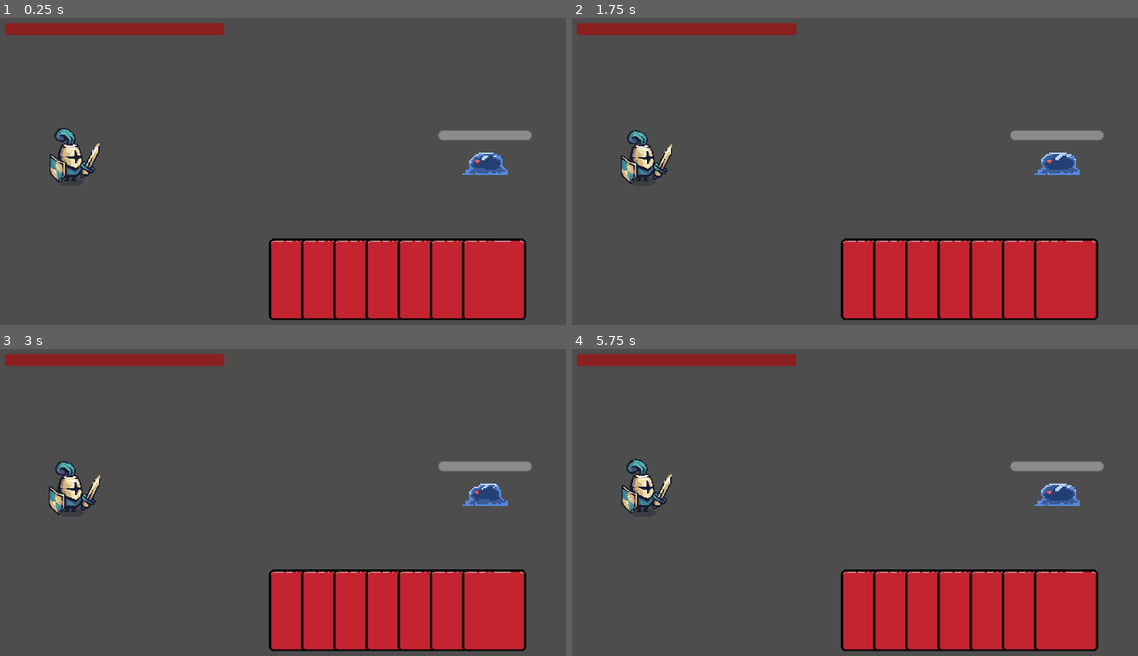
Above: before the commit, frames 1-4 (two rows, left to right).
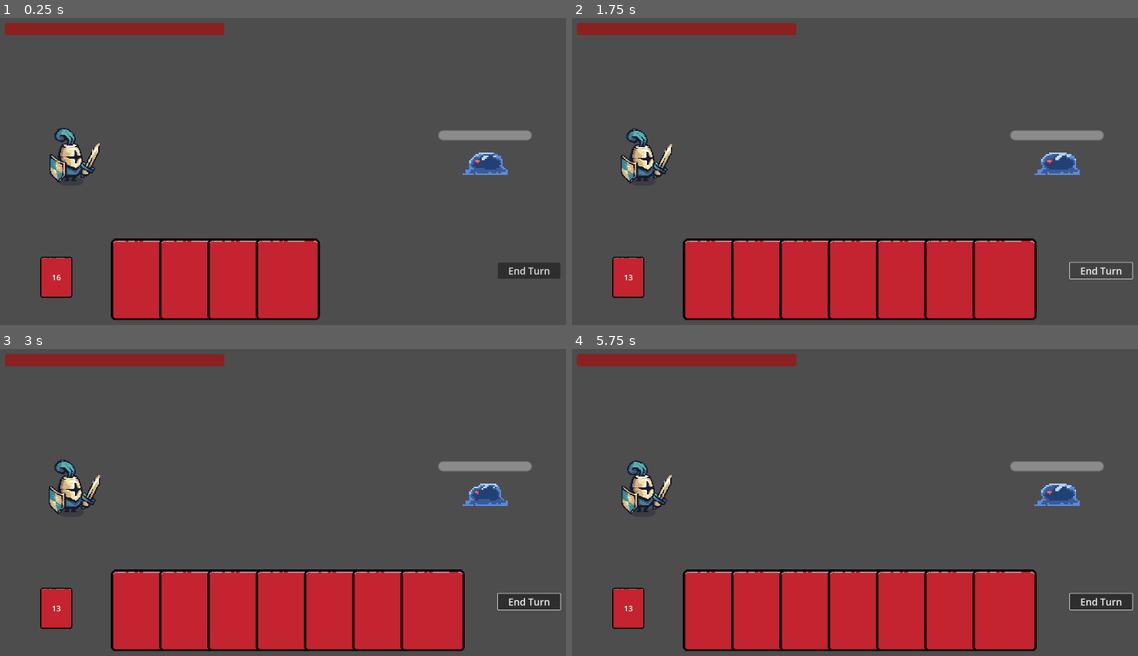
Above: after the commit, the same moments.

Repository: Simen732/RougeLike
Game: Godot game, scene res://Scenes/Main.tscn
Same seed, same stepped clock (60 frames per second), same inputs: the game is played once before the commit and once after it.
Inputs (mouse positions are in pixels of both pictures, inside the frame that each line leads up to):
- Up to frame 1 (0.25 s): no input
- Up to frame 2 (1.75 s): click (1098, 269) at 0.5 s, where only the run after the commit has a clickable "End Turn"; click (1098, 269) at 1.25 s, where only the run after the commit has a clickable "End Turn"
- Up to frame 3 (3 s): click (526, 600) at 2 s, where only the run after the commit has a clickable "End Turn"; move the mouse to (430, 471) at 2.77 s; click (430, 471) at 2.92 s
- Up to frame 4 (5.75 s): drag from (741, 508) to (838, 560) at 3.52 s; move the mouse to (928, 413) at 4.27 s; click (928, 413) at 4.42 s; drag from (838, 560) to (679, 438) at 5.02 s

The runs differ from the first frame. In frame 1, 19% of the frame differs, in the area x 7-99%, y 71-99%; in frame 2, 13%; in frame 3, 13%; in frame 4, 13%.

Commit message:
Added sound effects, fixed some bugs and made the player able to acctually able to use cards.

Diff:
--- a/Scenes/Main.tscn
+++ b/Scenes/Main.tscn
@@ -1,8 +1,9 @@
-[gd_scene load_steps=5 format=3 uid="uid://cs3u56q8a35hu"]
+[gd_scene load_steps=6 format=3 uid="uid://cs3u56q8a35hu"]
 
 [ext_resource type="PackedScene" uid="uid://ddbrbidvr5k5l" path="res://Scenes/Player.tscn" id="1_e5luo"]
 [ext_resource type="Script" path="res://Scripts/Main.gd" id="1_rnrt4"]
 [ext_resource type="PackedScene" uid="uid://b657xt8fhg4ou" path="res://Scenes/Slime.tscn" id="3_0wjrk"]
+[ext_resource type="Texture2D" uid="uid://c7kqbo1mekn4m" path="res://assets/pixelCardAssest.png" id="5_jtuci"]
 [ext_resource type="PackedScene" uid="uid://bvhieogc3kfgg" path="res://Scenes/CardManager.tscn" id="5_xebea"]
 
 [node name="Node2D" type="Node2D"]
@@ -21,4 +22,28 @@
 position = Vector2(725, 377)
 
 [node name="Hand" type="Node2D" parent="."]
-position = Vector2(979, 914)
+position = Vector2(488, 914)
+
+[node name="DeckVisual" type="Node2D" parent="."]
+position = Vector2(220, 907)
+
+[node name="Sprite2D" type="Sprite2D" parent="DeckVisual"]
+texture = ExtResource("5_jtuci")
+region_enabled = true
+region_rect = Rect2(128, 0, 109, 134.5)
+
+[node name="DeckCountLabel" type="Label" parent="DeckVisual"]
+offset_left = -13.0
+offset_top = -16.0
+offset_right = 27.0
+offset_bottom = 18.0
+theme_override_font_sizes/font_size = 24
+text = "20"
+
+[node name="EndTurnButton" type="Button" parent="."]
+offset_left = 1593.0
+offset_top = 862.0
+offset_right = 1787.0
+offset_bottom = 906.0
+theme_override_font_sizes/font_size = 30
+text = "End Turn"
--- a/Scenes/Player.tscn
+++ b/Scenes/Player.tscn
@@ -86,7 +86,7 @@
 "duration": 1.0,
 "texture": SubResource("AtlasTexture_7pi70")
 }],
-"loop": true,
+"loop": false,
 "name": &"Attack",
 "speed": 5.0
 }, {
@@ -123,9 +123,10 @@
 position = Vector2(16, -24)
 scale = Vector2(2, 2)
 sprite_frames = SubResource("SpriteFrames_0qq5y")
-animation = &"Idle"
+animation = &"Attack"
 autoplay = "Idle"
-frame_progress = 0.272928
+frame = 7
+frame_progress = 1.0
 
 [node name="ProgressBar" type="ProgressBar" parent="."]
 modulate = Color(1, 0, 0, 1)
--- a/Scripts/CardBase.gd
+++ b/Scripts/CardBase.gd
@@ -2,52 +2,125 @@
 extends Sprite2D  # Set to Sprite2D for compatibility with your setup
 
 @export var activation_threshold := 300  # How far to drag to activate
+@export var card_type_name := "BaseCard"  # Override this in child classes
 var is_dragging := false
 var initial_position := Vector2.ZERO
+var is_playable := true  # Can this card be played
+var mouse_over := false  # Track if mouse is over the card
+var position_initialized := false  # Flag to check if position is properly initialized
+var drag_start_mouse_pos := Vector2.ZERO  # Mouse position when drag started
+var drag_start_card_pos := Vector2.ZERO  # Card position when drag started
 
 signal card_activated(damage_amount: int)
 
+func _ready():
+	# Set initial position, but this might be before arrangement in the hand
+	initial_position = position
+	print("Card initialized at position: ", initial_position)
+	# We'll update this position again after arrangement
 
-func _ready():
+# Function to update the initial position after card arrangement
+func update_initial_position():
 	initial_position = position
+	position_initialized = true
+	print("Card initial position updated to: ", initial_position)
 
 func _input(event):
+	# Only process input if the card is playable
+	if not is_playable:
+		return
+
 	# Check if the left mouse button is pressed on the card
 	if event is InputEventMouseButton and event.button_index == MOUSE_BUTTON_LEFT:
 		if event.pressed:
-			# Check if the mouse is over the sprite
-			if get_global_mouse_position().distance_to(global_position) < get_card_size().x / 8:
-				# Start dragging when clicking on the card
+			# Check if the mouse is over the sprite with a more generous hit area
+			var distance = get_global_mouse_position().distance_to(global_position)
+			var card_width = get_card_size().x
+			print("Mouse distance to card: ", distance, " card width: ", card_width)
+
+			if distance < card_width / 2:  # More generous hit detection
+				print("Card clicked: Starting drag")
 				is_dragging = true
-
+				# Store the starting positions when drag begins
+				drag_start_mouse_pos = get_global_mouse_position()
+				drag_start_card_pos = position
+				# Visual feedback
+				modulate = Color(1.2, 1.2, 1.2)  # Slight highlight
 		else:
 			# Stop dragging when releasing the mouse button
-			is_dragging = false
-			if position.y > initial_position.y - activation_threshold:
-				position = initial_position
+			if is_dragging:
+				is_dragging = false
+				if position.y <= initial_position.y - activation_threshold:
+					# Card has been dragged high enough to activate
+					print("Card released above threshold: Activating")
+					activate_card()
+				else:
+					# Card wasn't dragged far enough, return to initial position
+					print("Card released below threshold: Returning to position")
+					position = initial_position
+					modulate = Color(1, 1, 1)  # Reset color
 
 func _process(delta):
+	# Ensure initial position is properly set - fallback in case update_initial_position wasn't called
+	if !position_initialized and position != Vector2.ZERO:
+		update_initial_position()
+
 	if is_dragging:
-		# Follow the mouse position, restricting horizontal movement
-		var mouse_position = get_global_mouse_position()
-		position.y = min(mouse_position.y, initial_position.y)
+		# Calculate how much the mouse has moved since drag started
+		var mouse_delta = get_global_mouse_position() - drag_start_mouse_pos
+
+		# Apply only the Y movement to the card's position, keep X fixed
 		position.x = initial_position.x
+		position.y = drag_start_card_pos.y + mouse_delta.y
 
-		# Check if the card has been dragged high enough to activate
+		print("Dragging card: Mouse delta Y: ", mouse_delta.y, " Card Y: ", position.y, " Initial Y: ", initial_position.y)
+
+		# Visual feedback - make card glow when it's above the activation threshold
 		if position.y <= initial_position.y - activation_threshold:
-			activate_card()
+			modulate = Color(1.2, 1.2, 0.8)  # Slight glow
+		else:
+			modulate = Color(1.1, 1.1, 1.1)  # Normal drag highlight
 
 ## Virtual function to allow child classes to implement specific activation logic
 func activate_card():
 	print("Card activated!")  # Default behavior; can be overridden in derived classes
 
+	# Trigger player animation based on card type
+	Global.trigger_player_animation(card_type_name, get_animation_data())
+
+	# If there's a current target, apply the card effect to it
+	if Global.current_target != null:
+		apply_effect_to_target(Global.current_target)
+	reset_position()
+
+	# Make the card unplayable after use (remove from hand later)
+	is_playable = false
+	modulate = Color(0.5, 0.5, 0.5)  # Dim the card to indicate it's been used
+
+# Virtual function for providing animation data to the player
+func get_animation_data() -> Dictionary:
+	return {}  # Override in child classes if needed
+
+# Virtual function for card effects
+func apply_effect_to_target(target):
+	pass  # Override in child classes
 
 func reset_position():
 	position = initial_position
 	is_dragging = false
+	modulate = Color(1, 1, 1)  # Reset color
 
 # Helper function to get the size of the card for Sprite2D
 func get_card_size() -> Vector2:
 	if texture:
-		return texture.get_size()
-	return Vector2.ZERO
+		if region_enabled:
+			# If using a region, return the region size
+			return region_rect.size * scale
+		else:
+			# Otherwise return the texture size
+			return texture.get_size() * scale
+	return Vector2(100, 150) * scale  # Default size if no texture
+
+# Check if this card is still playable
+func is_card_playable() -> bool:
+	return is_playable
--- a/Scripts/CardManager.gd
+++ b/Scripts/CardManager.gd
@@ -2,44 +2,162 @@
 
 var deck = []
 var hand = []
+var discard = []
 var damageCard = preload("res://Scenes/DamagCard.tscn")
 var hand_node
+var deck_visual_node
+var deck_count_label
+var MAX_HAND_SIZE = 7  # Maximum cards in hand
 
-	# Initialiserer decket og gir spileren to kort
+# Initialiserer decket og gir spileren to kort
 func _ready():
 	hand_node = get_node("../Hand")
-	print(hand_node)
+	deck_visual_node = get_node("../DeckVisual")
+	deck_count_label = get_node("../DeckVisual/DeckCountLabel")
+	print("Card Manager: Hand node found at ", hand_node)
 	initialize_deck()
-	for i in range(7):
+	update_deck_visual()
+	draw_starting_hand()
+
+# Draw initial hand of 4 cards
+func draw_starting_hand():
+	for i in range(4):
 		draw_card()
 
-	# Legger til to DamageCards i decket
+# Legger til mange DamageCards i decket (20 copies)
 func initialize_deck():
-	add_card_to_deck(Global.card_types["DamageCard"].new())
-	add_card_to_deck(Global.card_types["DamageCard"].new())
+	for i in range(20):
+		add_card_to_deck(Global.card_types["DamageCard"].new())
 	shuffle_deck()
+	print("Card Manager: Deck initialized with ", deck.size(), " cards")
 
-	# Blander decket
+# Blander decket
 func shuffle_deck():
 	deck.shuffle()
 
-	# Legger et kort til decket
+# Legger et kort til decket
 func add_card_to_deck(card):
 	deck.append(card)
 
-	# Trekker et kort fra decket
+# Update the visual representation of the deck
+func update_deck_visual():
+	if deck_count_label:
+		deck_count_label.text = str(deck.size())
+
+	# Show/hide deck visual based on whether deck has cards
+	if deck_visual_node:
+		deck_visual_node.visible = deck.size() > 0
+
+# Trekker et kort fra decket
 func draw_card():
+	# Check if hand is already at maximum size
+	if hand_node.get_child_count() >= MAX_HAND_SIZE:
+		print("Card Manager: Hand is full (", MAX_HAND_SIZE, " cards), cannot draw more")
+		return false
+
+	if deck.size() == 0:
+		# If deck is empty, shuffle the discard pile into the deck
+		if discard.size() > 0:
+			deck = discard.duplicate()
+			discard.clear()
+			shuffle_deck()
+			print("Card Manager: Shuffled discard pile into deck")
+		else:
+			print("Card Manager: No cards left to draw!")
+			return false
 
 	var card = deck.pop_front()
 	hand.append(card)
 
 	var card_instance = damageCard.instantiate()
 	hand_node.add_child(card_instance)
+	print("Card Manager: Added card to hand at position ", card_instance.position)
+
+	# Make sure region_enabled is true for proper sizing
+	if card_instance is Sprite2D:
+		card_instance.region_enabled = true
+
+	# Connect card signals
+	if card_instance.has_signal("card_activated"):
+		card_instance.connect("card_activated", _on_card_activated)
 
 	arrange_hand()
+	update_deck_visual()
+	return true
 
-	# Plasserer kortene horisontalt i hånden kreft
+# Draw multiple cards (for end turn) - respects hand size limit
+func draw_cards(count: int):
+	var cards_drawn = 0
+	for i in range(count):
+		if draw_card():
+			cards_drawn += 1
+		else:
+			break  # Stop drawing if we can't draw more cards
+
+	print("Card Manager: Drew ", cards_drawn, " out of ", count, " requested cards")
+	return cards_drawn
+
+# Remove used (grayed out) cards from hand
+func remove_used_cards():
+	var cards_to_remove = []
+
+	# Find all used cards (children of hand_node that are not playable)
+	for i in range(hand_node.get_child_count()):
+		var card_instance = hand_node.get_child(i)
+		if card_instance.has_method("is_card_playable") and not card_instance.is_card_playable():
+			cards_to_remove.append(card_instance)
+
+	# Remove used cards
+	for card in cards_to_remove:
+		# Add the corresponding data card to discard pile
+		if hand.size() > 0:
+			var card_data = hand.pop_front()  # Remove from hand data
+			discard.append(card_data)
+
+		# Remove the visual card
+		card.queue_free()
+
+	# Clean up hand data array to match visual cards
+	hand.clear()
+	for i in range(hand_node.get_child_count()):
+		if hand_node.get_child(i) and not hand_node.get_child(i).is_queued_for_deletion():
+			hand.append(Global.card_types["DamageCard"].new())
+
+	arrange_hand()
+	print("Card Manager: Removed ", cards_to_remove.size(), " used cards")
+
+# End turn functionality
+func end_turn():
+	print("Card Manager: Ending turn")
+	remove_used_cards()
+	# Wait a frame for cards to be removed
+	await get_tree().process_frame
+
+	# Calculate how many cards to draw (up to 4, but respect hand size limit)
+	var current_hand_size = hand_node.get_child_count()
+	var cards_to_draw = min(4, MAX_HAND_SIZE - current_hand_size)
+
+	if cards_to_draw > 0:
+		var drawn = draw_cards(cards_to_draw)
+		print("Card Manager: Turn ended, drew ", drawn, " new cards (hand size: ", current_hand_size + drawn, "/", MAX_HAND_SIZE, ")")
+	else:
+		print("Card Manager: Turn ended, hand is full - no cards drawn")
+
+# Plasserer kortene horisontalt i hånden kreft
 func arrange_hand():
-	for i in range(hand.size()):
+	for i in range(hand_node.get_child_count()):
 		var card_instance = hand_node.get_child(i)
-		card_instance.position = Vector2(i * 100, 0)
+		if card_instance and not card_instance.is_queued_for_deletion():
+			var spacing = 150  # Increased spacing between cards
+			card_instance.position = Vector2(i * spacing, 0)
+			print("Card Manager: Arranged card ", i, " at position ", card_instance.position)
+
+			# Update the initial position of the card AFTER arranging it
+			if card_instance.has_method("update_initial_position"):
+				card_instance.update_initial_position()
+
+# Handle card activation
+func _on_card_activated(damage_amount):
+	# This will be called when any card is activated
+	print("Card Manager: Card activated with damage: ", damage_amount)
+	# You can add game logic here like checking if enemy is defeated
--- a/Scripts/DamagCard.gd
+++ b/Scripts/DamagCard.gd
@@ -3,10 +3,30 @@
 
 @export var damage_amount := 10  # Damage specific to this card ty
 
-
+func _ready():
+	# Set the card type for animation purposes
+	card_type_name = "DamageCard"
+	# Call parent ready function
+	super._ready()
+	print("Damage card initialized with damage amount: ", damage_amount)
 
 func activate_card():
-	# Emit the signal with the damage amount
-	emit_signal("card_activated", damage_amount)
-	print("Damage Card activated! Dealing ", damage_amount, " damage.")
-	reset_position()
+	# Call the parent method which handles targeting and animations
+	print("Damage card activated!")
+	super.activate_card()
+
+func apply_effect_to_target(target):
+	# Apply damage to the target
+	if target and target.has_method("take_damage"):
+		target.take_damage(damage_amount)
+		# Emit the signal for any listeners
+		emit_signal("card_activated", damage_amount)
+		print("Damage Card activated! Dealing ", damage_amount, " damage to ", target.name)
+
+# Provide animation data specific to damage cards
+func get_animation_data() -> Dictionary:
+	return {
+		"damage": damage_amount,
+		"effect_type": "damage",
+		"sound_volume": 1.0  # Can be adjusted per card if needed
+	}
--- a/Scripts/Global.gd
+++ b/Scripts/Global.gd
@@ -1,8 +1,100 @@
 extends Node
 
 var PlayerMaxHealth = 100
+var MAX_HAND_SIZE = 7  # Maximum cards in hand
 
 var card_types = {
 	"DamageCard": preload("res://Scripts/DamagCard.gd"),
 	# Add more card types here as you create them
 }
+
+# Track enemies in combat
+var enemies_in_combat = []
+var current_target = null
+
+# Player reference for animations
+var player_character = null
+
+# Audio player for sound effects
+var audio_player: AudioStreamPlayer
+var master_volume: float = 1.0  # Add volume control
+
+func _ready():
+	# Create an audio player for sound effects
+	audio_player = AudioStreamPlayer.new()
+	add_child(audio_player)
+	audio_player.volume_db = linear_to_db(master_volume)
+	print("Global: Audio system initialized")
+
+# Register an enemy when it enters combat
+func register_enemy(enemy):
+	enemies_in_combat.append(enemy)
+	# Set as current target if it's the first enemy
+	if current_target == null:
+		current_target = enemy
+
+# Remove enemy from combat
+func unregister_enemy(enemy):
+	enemies_in_combat.erase(enemy)
+	# If current target was this enemy, select a new target
+	if current_target == enemy:
+		current_target = enemies_in_combat[0] if enemies_in_combat.size() > 0 else null
+
+# Register player for animations
+func register_player(player):
+	player_character = player
+	print("Global: Player registered for animations")
+
+# Get the sound file path for a specific card type - automatically detect files
+func get_sound_path_for_card_type(card_type: String) -> String:
+	if card_type == "DamageCard":
+		# Look for any audio file in the sound effects folder
+		var dir = DirAccess.open("res://Sound effects/")
+		if dir:
+			dir.list_dir_begin()
+			var file_name = dir.get_next()
+			while file_name != "":
+				var lower_name = file_name.to_lower()
+				if (lower_name.ends_with(".ogg") or lower_name.ends_with(".wav") or
+					lower_name.ends_with(".mp3") or lower_name.ends_with(".m4a")):
+					var full_path = "res://Sound effects/" + file_name
+					print("Global: Found sound file: ", full_path)
+					return full_path
+				file_name = dir.get_next()
+			dir.list_dir_end()
+		else:
+			print("Global: Could not access Sound effects directory")
+
+	return ""
+
+# Play sound effect for specific card types
+func play_card_sound_effect(card_type: String, sound_data: Dictionary = {}):
+	var sound_path = get_sound_path_for_card_type(card_type)
+	if sound_path != "":
+		print("Global: Attempting to load sound: ", sound_path)
+		var sound = load(sound_path)
+		if sound:
+			audio_player.stream = sound
+			# Set volume if provided in sound_data
+			if "sound_volume" in sound_data:
+				audio_player.volume_db = linear_to_db(sound_data.sound_volume)
+			audio_player.play()
+			print("Global: Successfully playing sound effect for card type: ", card_type)
+		else:
+			print("Global: Failed to load sound effect: ", sound_path)
+	else:
+		print("Global: No sound effect file found for card type: ", card_type)
+
+# Trigger player animation based on card type
+func trigger_player_animation(card_type: String, animation_data: Dictionary = {}):
+	if player_character and player_character.has_method("play_card_animation"):
+		player_character.play_card_animation(card_type, animation_data)
+		print("Global: Triggered player animation for card type: ", card_type)
+
+	# Also play sound effect
+	play_card_sound_effect(card_type, animation_data)
+
+# Optional: Add volume control function
+func set_sound_volume(volume: float):
+	master_volume = clamp(volume, 0.0, 1.0)
+	audio_player.volume_db = linear_to_db(master_volume)
--- a/Scripts/Main.gd
+++ b/Scripts/Main.gd
@@ -1,11 +1,35 @@
 extends Node2D
 @onready var progress_bar = $CharacterBody2D/ProgressBar
-
+@onready var slime = $Slime
+@onready var card_manager = $CardManager
+@onready var end_turn_button = $EndTurnButton
+@onready var player = $CharacterBody2D
 
 # Called when the node enters the scene tree for the first time.
 func _ready():
-	pass
+	# Set up the combat scene
+	setup_combat()
+	# Connect the end turn button
+	if end_turn_button:
+		end_turn_button.connect("pressed", _on_end_turn_pressed)
 
 # Called every frame. 'delta' is the elapsed time since the previous frame.
 func _process(delta):
 	pass
+
+# Setup the combat scene, connecting cards to enemies
+func setup_combat():
+	# Make sure enemies are registered with Global
+	if slime and not slime.Dead:
+		# Enemy should self-register in its _ready function
+		pass
+
+	# Make sure player is registered for animations
+	if player:
+		Global.register_player(player)
+
+# Handle end turn button press
+func _on_end_turn_pressed():
+	print("Main: End turn button pressed")
+	if card_manager:
+		card_manager.end_turn()
--- a/Scripts/Player.gd
+++ b/Scripts/Player.gd
@@ -1,13 +1,45 @@
 extends CharacterBody2D
 @onready var progress_bar = $ProgressBar
+@onready var animated_sprite = $AnimatedSprite2D2
 
-
-
-
+# Animation mapping for different card types
+var card_animations = {
+	"DamageCard": "Attack",
+	# Add more mappings here as you create new card types
+	# "HealCard": "Heal",
+	# "ShieldCard": "Block",
+}
 
 func _physics_process(delta):
 	pass
 
-
 func _ready():
 	progress_bar.value = progress_bar.max_value
+	# Register with Global for animation triggers
+	Global.register_player(self)
+
+# Play animation based on card type
+func play_card_animation(card_type: String, animation_data: Dictionary = {}):
+	if card_type in card_animations:
+		var animation_name = card_animations[card_type]
+		if animated_sprite.sprite_frames.has_animation(animation_name):
+			animated_sprite.play(animation_name)
+			print("Player: Playing animation '", animation_name, "' for card type '", card_type, "'")
+
+			# Wait for animation to complete, then return to idle
+			var animation_length = get_animation_length(animation_name)
+			await get_tree().create_timer(animation_length).timeout
+			animated_sprite.play("Idle")
+		else:
+			print("Player: Animation '", animation_name, "' not found for card type '", card_type, "'")
+	else:
+		print("Player: No animation mapping found for card type '", card_type, "'")
+
+# Get the length of an animation in seconds
+func get_animation_length(animation_name: String) -> float:
+	if animated_sprite.sprite_frames.has_animation(animation_name):
+		var sprite_frames = animated_sprite.sprite_frames
+		var frame_count = sprite_frames.get_frame_count(animation_name)
+		var speed = sprite_frames.get_animation_speed(animation_name)
+		return frame_count / speed
+	return 1.0  # Default duration if animation not found
--- a/Scripts/Slime.gd
+++ b/Scripts/Slime.gd
@@ -2,24 +2,41 @@
 @onready var progress_bar = $ProgressBar
 @onready var animated_sprite_2d = $"."
 
-
+var health = 100
+var max_health = 100
 var Dead = false
 
 # Called when the node enters the scene tree for the first time.
 func _ready():
-	progress_bar.value = 100 # Replace with function body.
-
+	progress_bar.value = health
+	progress_bar.max_value = max_health
+	# Register with Global when entering the scene
+	Global.register_enemy(self)
+	print("Slime initialized with health: ", health)
 
 # Called every frame. 'delta' is the elapsed time since the previous frame.
 func _process(delta):
 	if progress_bar.value < 1 and !Dead:
 		animated_sprite_2d.play("Death")
 		Dead = true
-	else:
+		# Unregister from Global when dead
+		Global.unregister_enemy(self)
+		print("Slime died!")
+	elif !Dead:
 		animated_sprite_2d.play("Idle")
 
+# Take damage and update health bar
+func take_damage(damage_amount):
+	if Dead:
+		return
 
+	progress_bar.value -= damage_amount
+	print("Slime took " + str(damage_amount) + " damage! Health now: " + str(progress_bar.value))
+
+	# Flash the sprite to indicate damage
+	modulate = Color(1, 0.5, 0.5)  # Red tint
+	await get_tree().create_timer(0.1).timeout
+	modulate = Color(1, 1, 1)  # Back to normal
 
 func _on_damage_card_card_activated(damage_amount):
-	progress_bar.value -= damage_amount
-	print("hdhsahdadsa")
+	take_damage(damage_amount)
Not shown, added: Sound effects/violent-sword-slice-2-393841.mp3.import
Not shown, added: Sound effects/violent-sword-slice-2-393841.mp3
